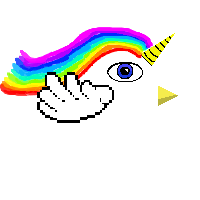
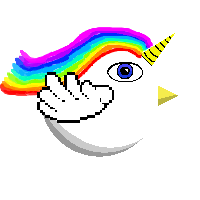
Comparing the layer stacks of the two w=200, h=200 images. Changes:
added layer "shadow" above "Licorn" over [43, 114, 143, 157]
